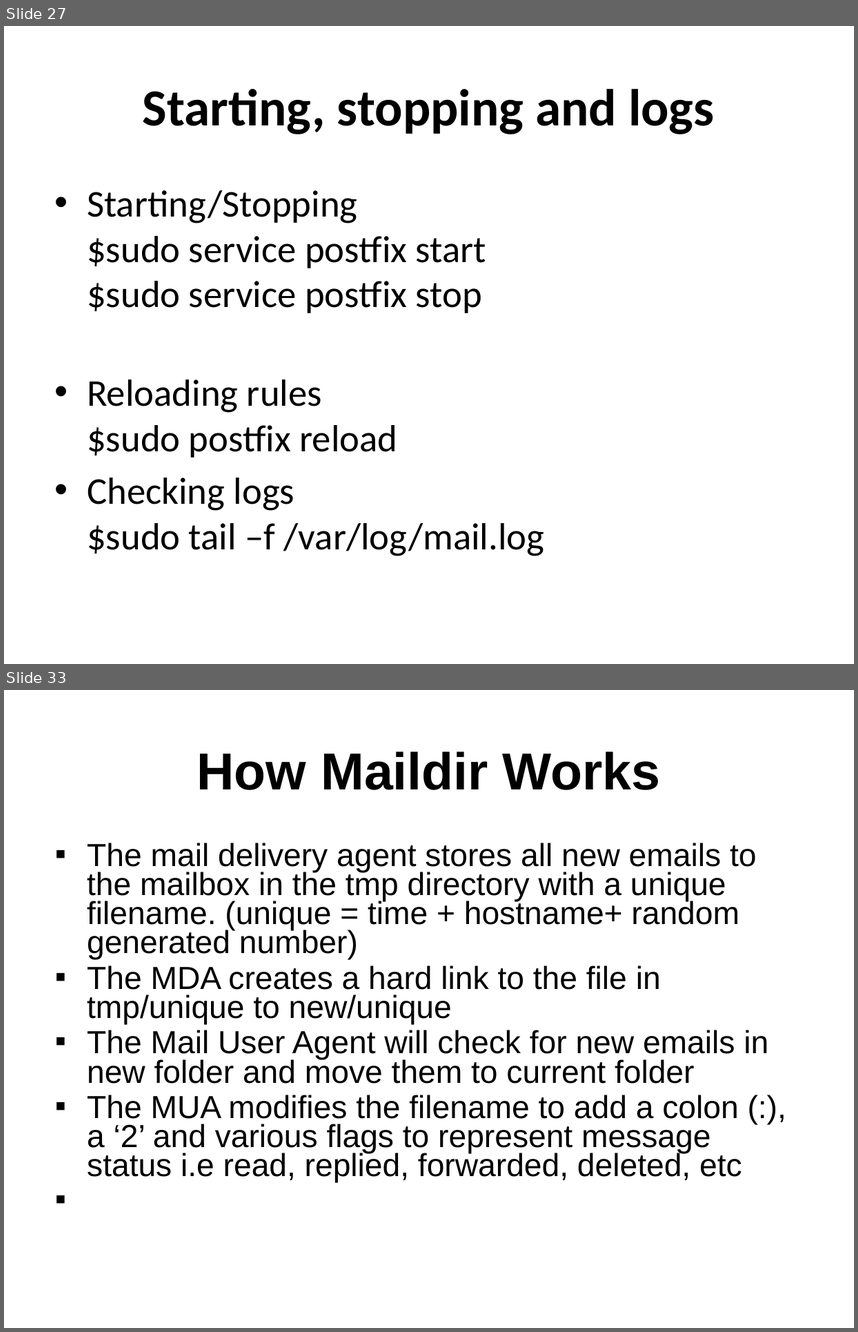
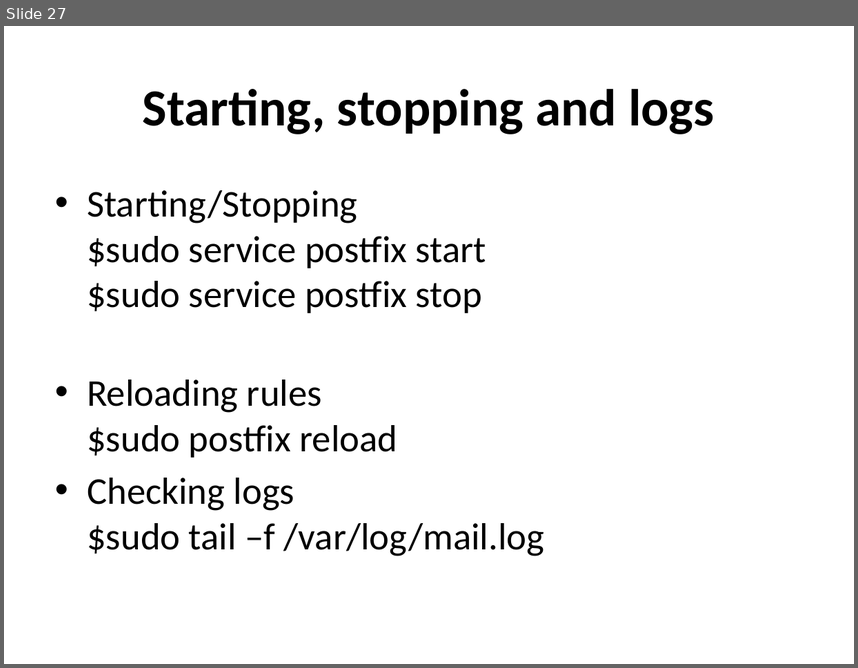
Before and after one commit to afnog/afnog.github.io, a slide deck: sse/postfix/postfix-preso-debian.pptx. Shown one above the other, each under a label of ours: slides 27 and 33 before the commit, slide 27 after it; the slides between them are not shown. The pictures are 858x1332 and 858x668 pixels, drawn with LibreOffice and Linux fonts; fonts in the diff are those of the drawing. Boxes give left, top, right and bottom in pixels: in the first picture for what was removed or moved away, otherwise in the second. Text is boxed around its words. In the diff, an @@ line names an element or a change of style, - is before the commit and + after.

```diff
--- a/sse/postfix/postfix-preso-debian.pptx
+++ b/sse/postfix/postfix-preso-debian.pptx
@@ slide 33 removed at (4, 690, 854, 1328), background #FFFFFF @@
@@ title removed at (197, 751, 660, 790) @@
-How Maildir Works
@@ text removed at (87, 842, 769, 1183) @@
-▪ The mail delivery agent stores all new emails to the mailbox in the tmp directory with a unique filename. (unique = time + hostname+ random generated number)
-▪ The MDA creates a hard link to the file in tmp/unique to new/unique
-▪ The Mail User Agent will check for new emails in new folder and move them to current folder
-▪ The MUA modifies the filename to add a colon (:), a ‘2’ and various flags to represent message status i.e read, replied, forwarded, deleted, etc
```
Also in this commit, not shown: 2 slides changed, 8 slides added, 10 other slides removed.
